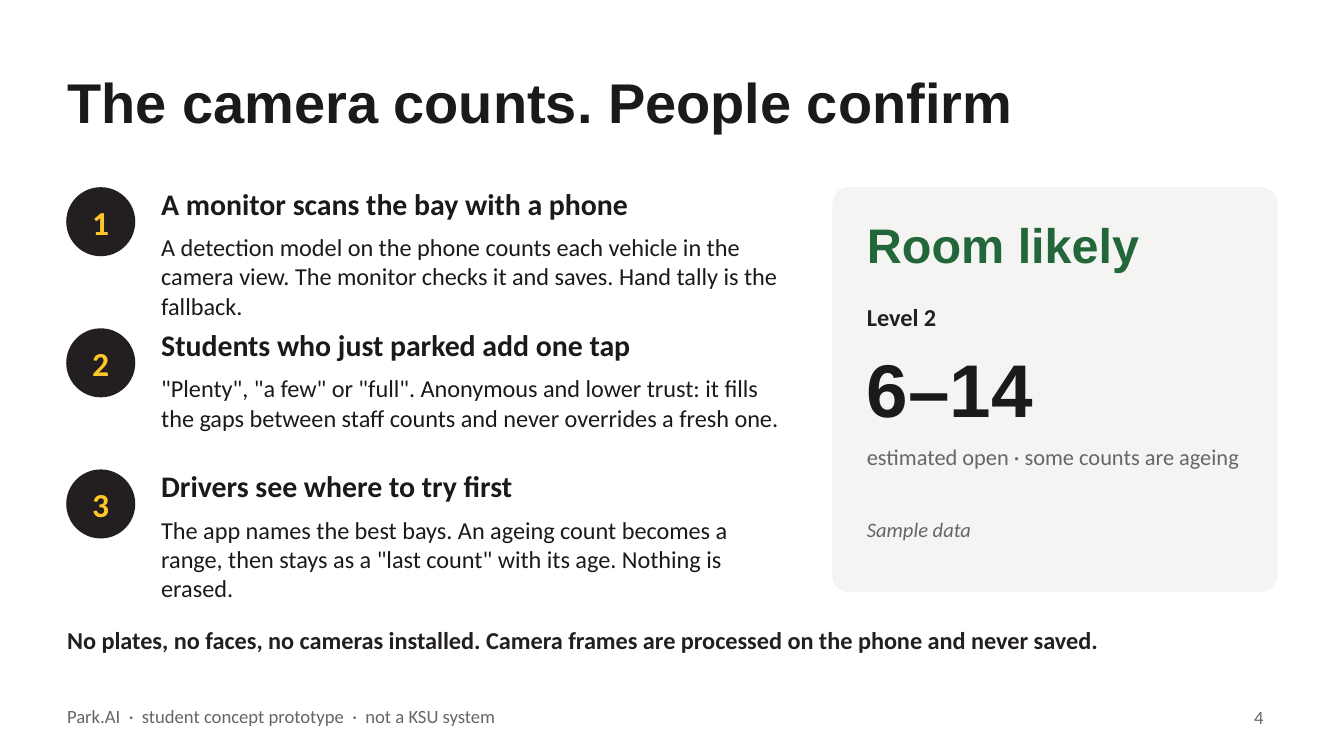
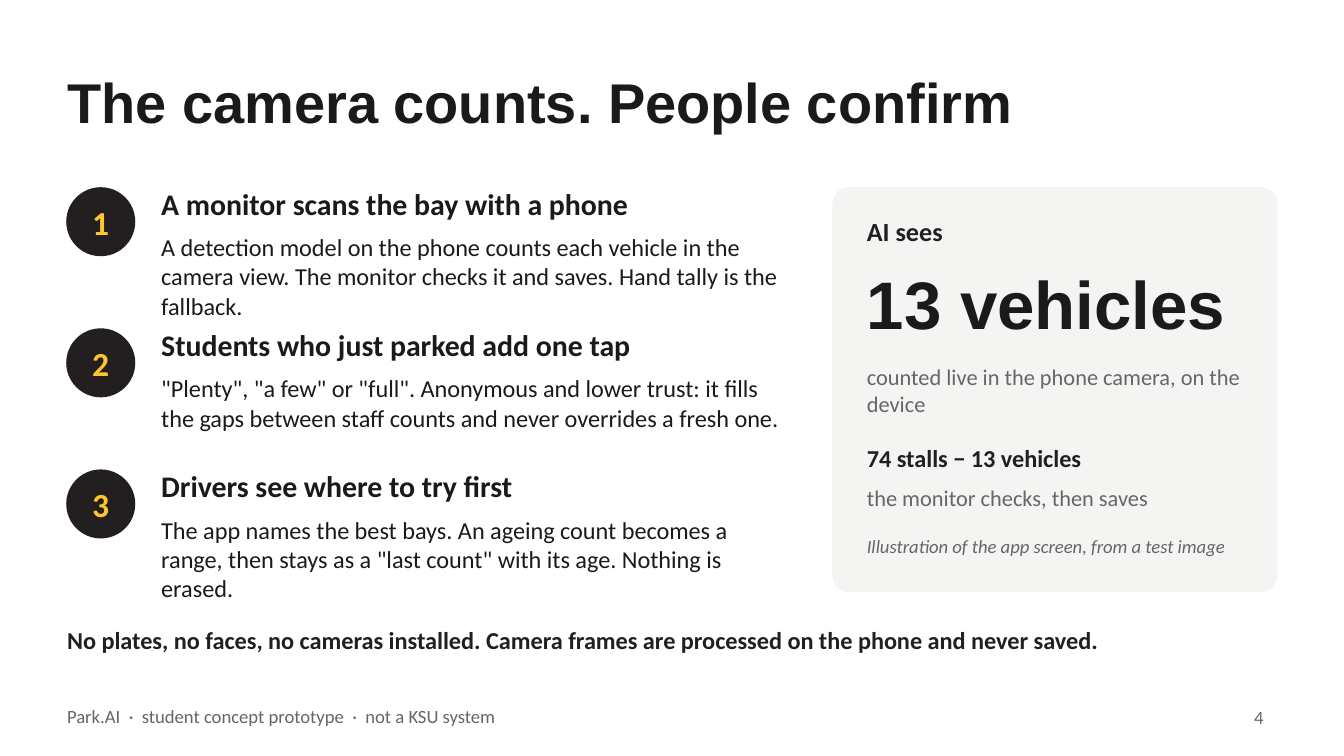
Before and after one commit to boots59/park.ai, a slide deck: slide 4 of submission/Park-AI-pitch-DRAFT.pptx. Drawn at 1344x756 pixels with LibreOffice and Linux fonts; fonts in the diff are those of the drawing. Boxes give left, top, right and bottom in pixels: in the first picture for what was removed or moved away, otherwise in the second. Text is boxed around its words. In the diff, an @@ line names an element or a change of style, - is before the commit and + after.

```diff
--- a/submission/Park-AI-pitch-DRAFT.pptx
+++ b/submission/Park-AI-pitch-DRAFT.pptx
@@ text at (867,224,943,241): text changed; size 26 to 14 pt; font Arial to Calibri; text colour #22663A to #231F20 @@
-Room likely
+AI sees
@@ text at (867,280,1225,330): text changed; size 13 to 36 pt; font Calibri to Arial; text colour #231F20 to #1A1A1A @@
-Level 2
+13 vehicles
@@ text at (867,369,1239,412): text changed; size 40 to 12 pt; font Arial to Calibri; text colour #1A1A1A to #666666; bold off @@
-6–14
+counted live in the phone camera, on the device
@@ text at (867,450,1081,467): text changed; size 12 to 13 pt; text colour #666666 to #231F20; bold on @@
-estimated open · some counts are ageing
+74 stalls − 13 vehicles
@@ text at (867,490,1148,509): text changed; size 11 to 12 pt; italic off @@
-Sample data
+the monitor checks, then saves
@@ text added at (867,540,1225,556), 10 pt, text #666666, italic @@
+Illustration of the app screen, from a test image
```
Also in this commit, not shown: 3 other files.
